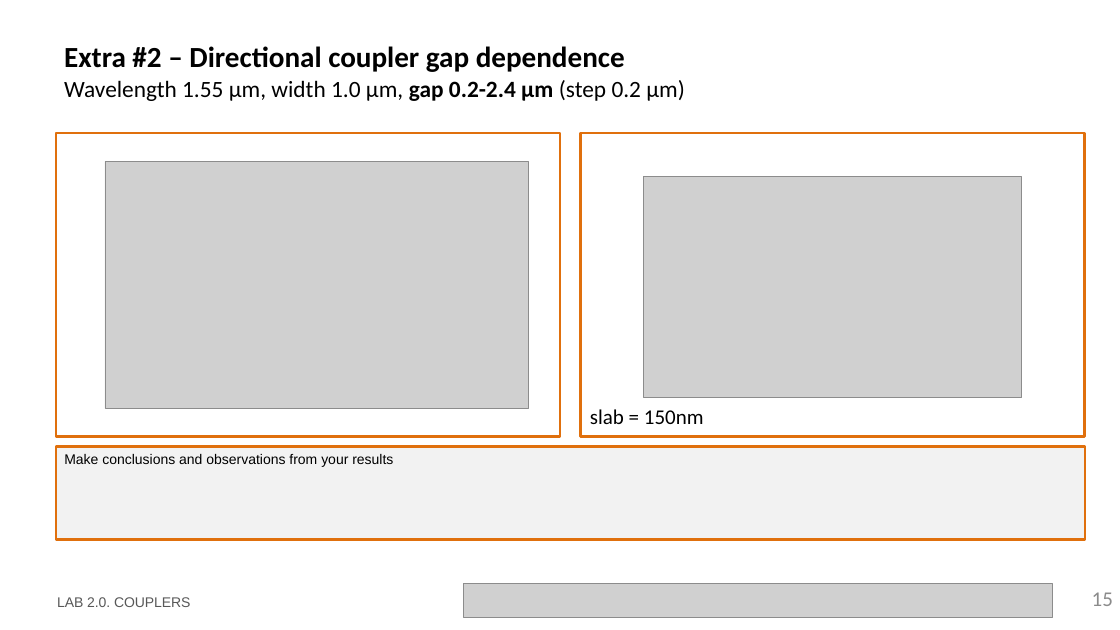
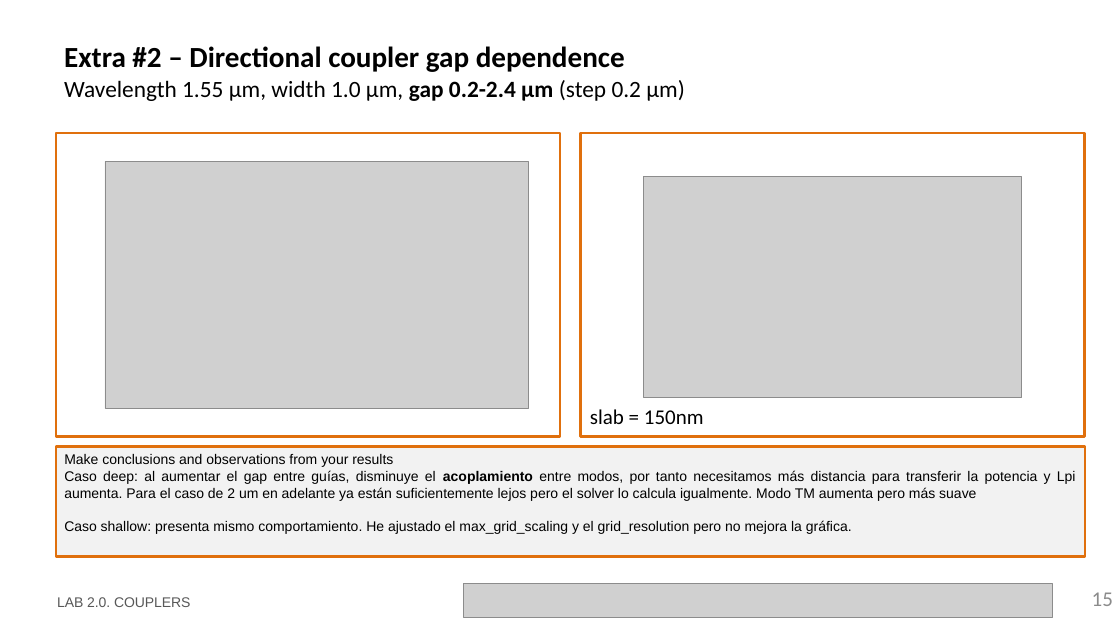
Before and after one commit to davidalcarria/pic-upv-lab2, a slide deck: slide 15 of LabBook_20.pptx. Drawn at 1120x630 pixels with LibreOffice and Linux fonts; fonts in the diff are those of the drawing; grey boxes stand for pictures; background and template pictures are left out. Boxes give left, top, right and bottom in pixels: in the first picture for what was removed or moved away, otherwise in the second. Text is boxed around its words. In the diff, an @@ line names an element or a change of style, - is before the commit and + after.

```diff
--- a/LabBook_20.pptx
+++ b/LabBook_20.pptx
@@ rectangle "Make conclusions and observations from ...": place and size @@
-rectangle "Make conclusions and observations from ..." at <box>56,447,1086,540</box>
+rectangle "Make conclusions and observations from ..." at <box>56,447,1086,557</box>
@@ text in rectangle at <box>64,470,1076,534</box>: paragraphs added @@
+Caso deep: al aumentar el gap entre guías, disminuye el acoplamiento entre modos, por tanto necesitamos más distancia para transferir la potencia y Lpi aumenta. Para el caso de 2 um en adelante ya están suficientemente lejos pero el solver lo calcula igualmente. Modo TM aumenta pero más suave
+Caso shallow: presenta mismo comportamiento. He ajustado el max_grid_scaling y el grid_resolution pero no mejora la gráfica.
```
Also in this commit, not shown: 10 other slides changed.
